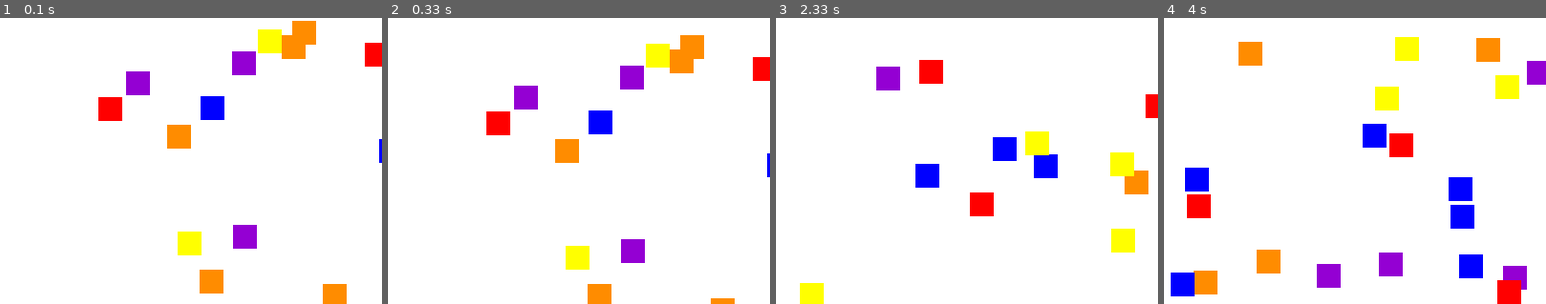
Above: before the commit, frames 1-4 (left to right).
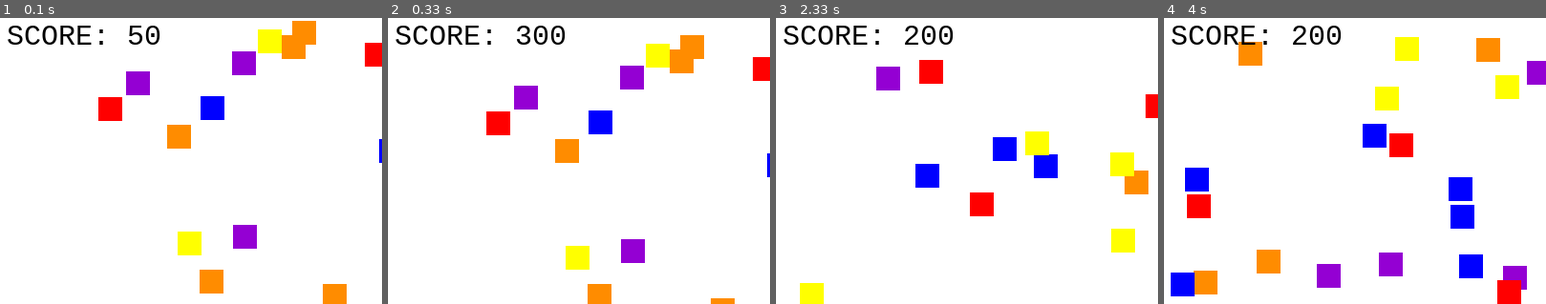
Above: after the commit, the same moments.

Repository: julesWu/Project-4-Pygame
Game: pygame game, started from pygame.source.code.py
The game is run twice, just before and just after one commit, with the same random seed, the same clock (stepped at 60 frames per second) and the same inputs.
Inputs (mouse positions are % of the whole screen's width and height, from its top left):
- Up to frame 1 (0.1 s): no input
- Up to frame 2 (0.33 s): no input
- Up to frame 3 (2.33 s): hold Right 0.33-0.8 s; click "Click to restart." at 0.9 s; hold Up 1.17-1.47 s; hold Right 1.5-1.97 s; click (26, 51) at 2.07 s
- Up to frame 4 (4 s): hold Left 2.33-2.87 s; hold Down 2.9-3.2 s; hold Left 3.23-3.63 s; click "Click to restart." at 3.73 s
The pictures show only the part of the screen within x 1-51%, y 2-52%; the shares and areas given below are measured in that part.

The runs differ from the first frame. In frame 1, 1.0% of the frame differs, in the area x 2-42%, y 2-10%; in frame 2, 1.1%, in the area x 2-47%, y 2-10%; in frame 3, 1.1%; in frame 4, 1.1%.

Commit message:
Fixed some bugs, added a score function, music can now play, and commented some code

Diff:
--- a/pygame.source.code.py
+++ b/pygame.source.code.py
@@ -32,6 +32,7 @@
 pygame.font.init()
 #Specify the font that you want and size
 myfont = pygame.font.SysFont("monospace", 70)
+myfont2 = pygame.font.SysFont("monospace", 30)
 
 #A class definition for the cubes in my game
 class Cube(pygame.sprite.Sprite):
@@ -50,9 +51,13 @@
 			#reset their y position
 			self.rect.y = -25
 
+#A class definition for the player in the game
 class Player(pygame.sprite.Sprite):
+	#variables to adjust the movement of the player
+	#initialized to zero
 	x_speed = 0
 	y_speed = 0
+	#default constructor for player class
 	def __init__(self, width, height):
 		pygame.sprite.Sprite.__init__(self)
 		self.image = pygame.Surface([width,height])
@@ -61,10 +66,21 @@
 		self.rect.x = 400
 		self.rect.y = 550
 
+	#member function to update the movement of the player
 	def update(self):
 		self.rect.x += self.x_speed
 		self.rect.y += self.y_speed
-
+		#Handles the case when player tries to go off the screen
+		if self.rect.y < 0:
+			self.rect.y = 0
+		elif self.rect.x < 0:
+			self.rect.x = 0
+		elif self.rect.x > WIDTH:
+			self.rect.x = WIDTH
+		elif self.rect.y > HEIGHT - 20:
+			self.rect.y = HEIGHT - 20
+
+#A function that produces random colors
 def random_color():
 	num = random.randint(1,5)
 	if num == 1:
@@ -78,6 +94,7 @@
 	elif num == 5:
 		return YELLOW
 
+#A class to handle the mechanics of the game
 class Game():
 	#A list to keep track of all the cubes
 	cube_list = None
@@ -91,9 +108,16 @@
 	#Variable to detect when game is gover
 	game_over = False
 
+	#Keep track of score
+	score = 0
+
+	restart_time = 0
+
+	#The default constructor for the game class
 	def __init__(self):
 		self.game_over = False
 		self.level = 1
+		self.score = 0
 		self.cube_list = pygame.sprite.Group()
 		self.all_sprites_list = pygame.sprite.Group()
 
@@ -109,6 +133,7 @@
 		self.player = Player(20, 20)
 		self.all_sprites_list.add(self.player)
 
+	# member function that deals with the movements in the game
 	def run_game_events(self):
 		#Handling movement of the player
 		for event in pygame.event.get():
@@ -117,6 +142,7 @@
 			if event.type == pygame.MOUSEBUTTONDOWN:
 				if self.game_over:
 					self.__init__()
+					self.restart_time = pygame.time.get_ticks()
 			if event.type == pygame.USEREVENT+1:
 				self.level += 1
 				for i in range(self.level * 10):
@@ -134,6 +160,7 @@
 						self.all_sprites_list.add(new_cube)
 				pygame.display.flip()
 
+			#When the key is down, adjust player position accordingly
 			if event.type == pygame.KEYDOWN:
 				if event.key == pygame.K_LEFT:
 					self.player.x_speed -= 10
@@ -144,6 +171,7 @@
 				if event.key == pygame.K_DOWN:
 					self.player.y_speed += 3
 
+			# When the key is up, adjust player position accordingly
 			if event.type == pygame.KEYUP:
 				if event.key == pygame.K_LEFT:
 					self.player.x_speed = 0
@@ -157,9 +185,12 @@
 
 	def game_logic(self):
 		if not self.game_over:
+
 			self.player.update()
+
 			if self.level < 4:
 				self.cube_list.update()
+
 			cube_collide_list = pygame.sprite.spritecollide(self.player, self.cube_list, False)
 
 			if self.level > 3:
@@ -183,6 +214,9 @@
 		if not self.game_over:
 			screen.fill(WHITE)
 			self.all_sprites_list.draw(screen)
+			self.score = pygame.time.get_ticks()
+			score_text = myfont2.render("SCORE: " + str(self.score - self.restart_time), 1, BLACK)
+			screen.blit(score_text, (15, 15))
 
 		pygame.display.flip()
 
@@ -196,14 +230,14 @@
 	clock = pygame.time.Clock()
 	pygame.time.set_timer(USEREVENT+1, 25000)
 
-	#pygame.mixer.music.load("background.mp3")
-	#pygame.mixer.music.set_volume(0.5)
-	#pygame.mixer.music.play(-1)
-
+	#create an instance of game
 	game = Game()
+	if not game.game_over:
+		pygame.mixer.music.load("background.wav")
+		pygame.mixer.music.set_volume(0.5)
+		pygame.mixer.music.play()
 
 	while not done:
-		#background_music.play()
 		done = game.run_game_events()
 
 		game.game_logic()
@@ -211,6 +245,9 @@
 		game.display_messages(screen)
 
 		clock.tick(20)
+
+	if game.game_over:
+		pygame.mixer.music.stop()
 
 	pygame.quit()
 
